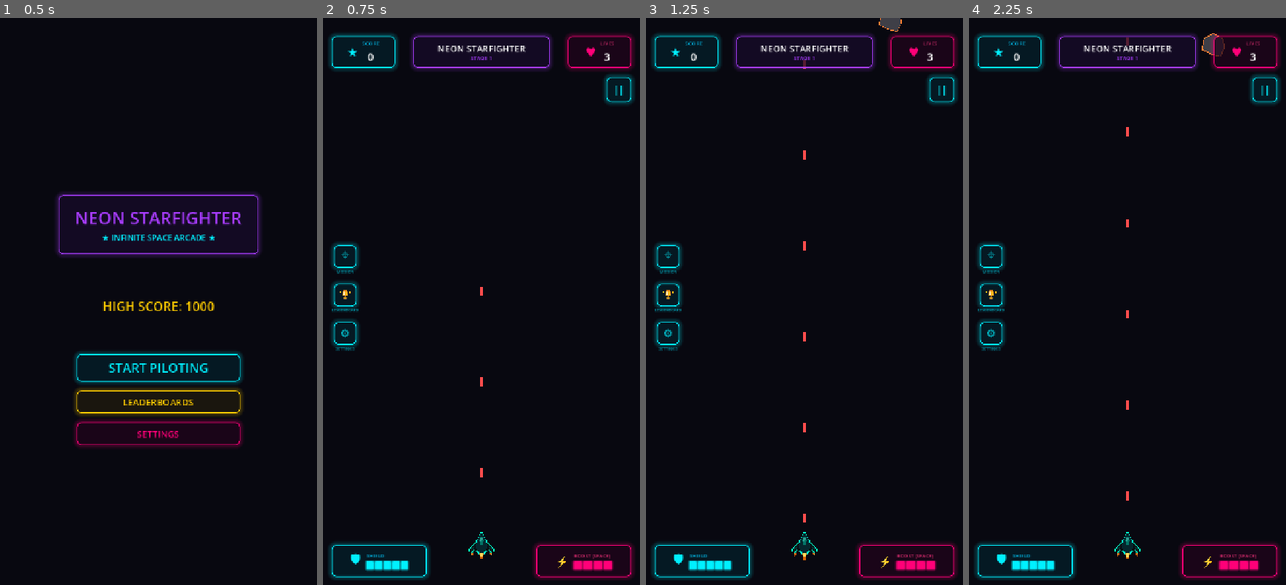
Above: before the commit, frames 1-4 (left to right).
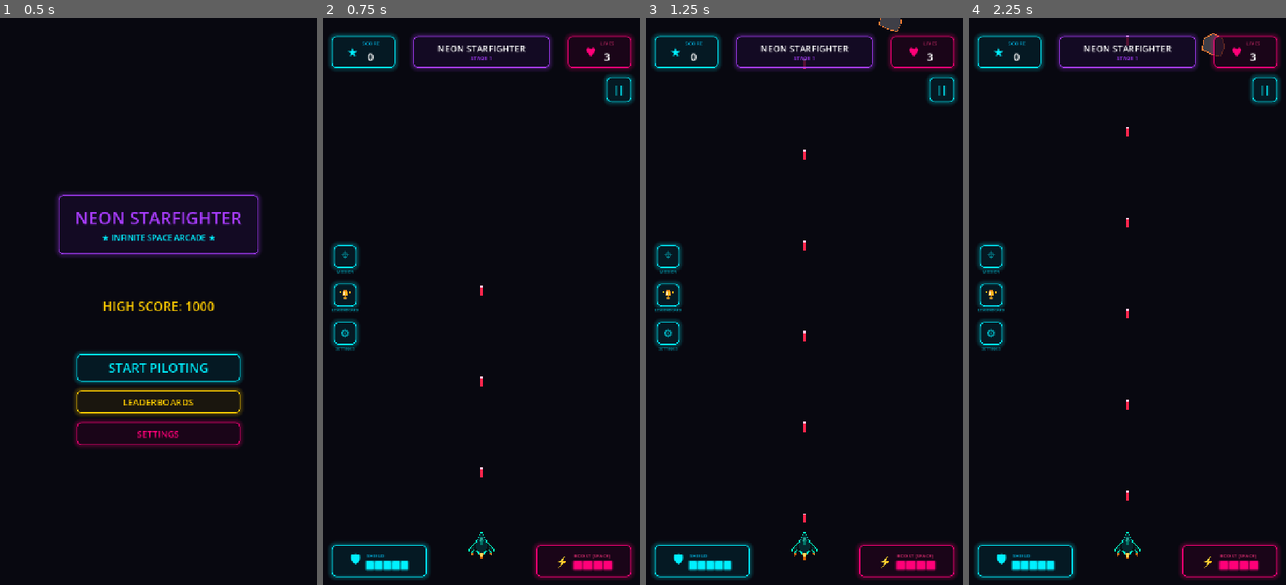
Above: after the commit, the same moments.

Repository: lolriver/spacehit
Game: Godot game, scene res://main.tscn
The game is run twice, just before and just after one commit, with the same random seed, the same clock (stepped at 60 frames per second) and the same inputs.
Inputs (mouse positions are in pixels of both pictures, inside the frame that each line leads up to):
- Up to frame 1 (0.5 s): no input
- Up to frame 2 (0.75 s): click "START PILOTING" at 0.5 s
- Up to frame 3 (1.25 s): no input
- Up to frame 4 (2.25 s): click "||" at 1.25 s; click (1127, 307) at 2 s

Frame 1 is identical in both runs. In frame 2, less than 0.1% of the frame differs, in the area x 49-51%, y 47-82%; in frame 3, less than 0.1%, in the area x 49-51%, y 7-89%; in frame 4, less than 0.1%.

Commit message:
style: enhance laser projectile with neon glow bloom

Diff:
--- a/laser.tscn
+++ b/laser.tscn
@@ -10,10 +10,20 @@
 collision_mask = 4
 script = ExtResource("1_laser_gd")
 
+[node name="Glow" type="Line2D" parent="."]
+z_index = -1
+points = PackedVector2Array(0, -10, 0, 10)
+width = 10.0
+default_color = Color(1, 0.15, 0.3, 0.2)
+
 [node name="Line2D" type="Line2D" parent="."]
 points = PackedVector2Array(0, -10, 0, 10)
-width = 4.0
-default_color = Color(1, 0.3, 0.3, 1)
+width = 3.0
+default_color = Color(1, 0.15, 0.3, 1)
+
+[node name="Tip" type="Polygon2D" parent="."]
+color = Color(1, 0.8, 0.9, 1)
+polygon = PackedVector2Array(0, -14, -3, -10, 0, -6, 3, -10)
 
 [node name="CollisionShape2D" type="CollisionShape2D" parent="."]
 shape = SubResource("RectangleShape2D_1")
